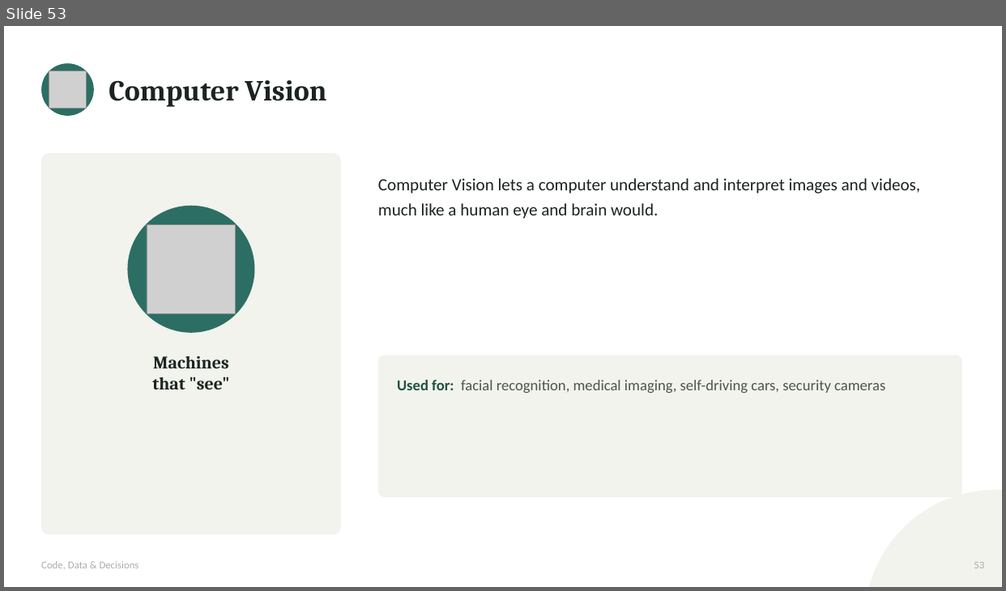
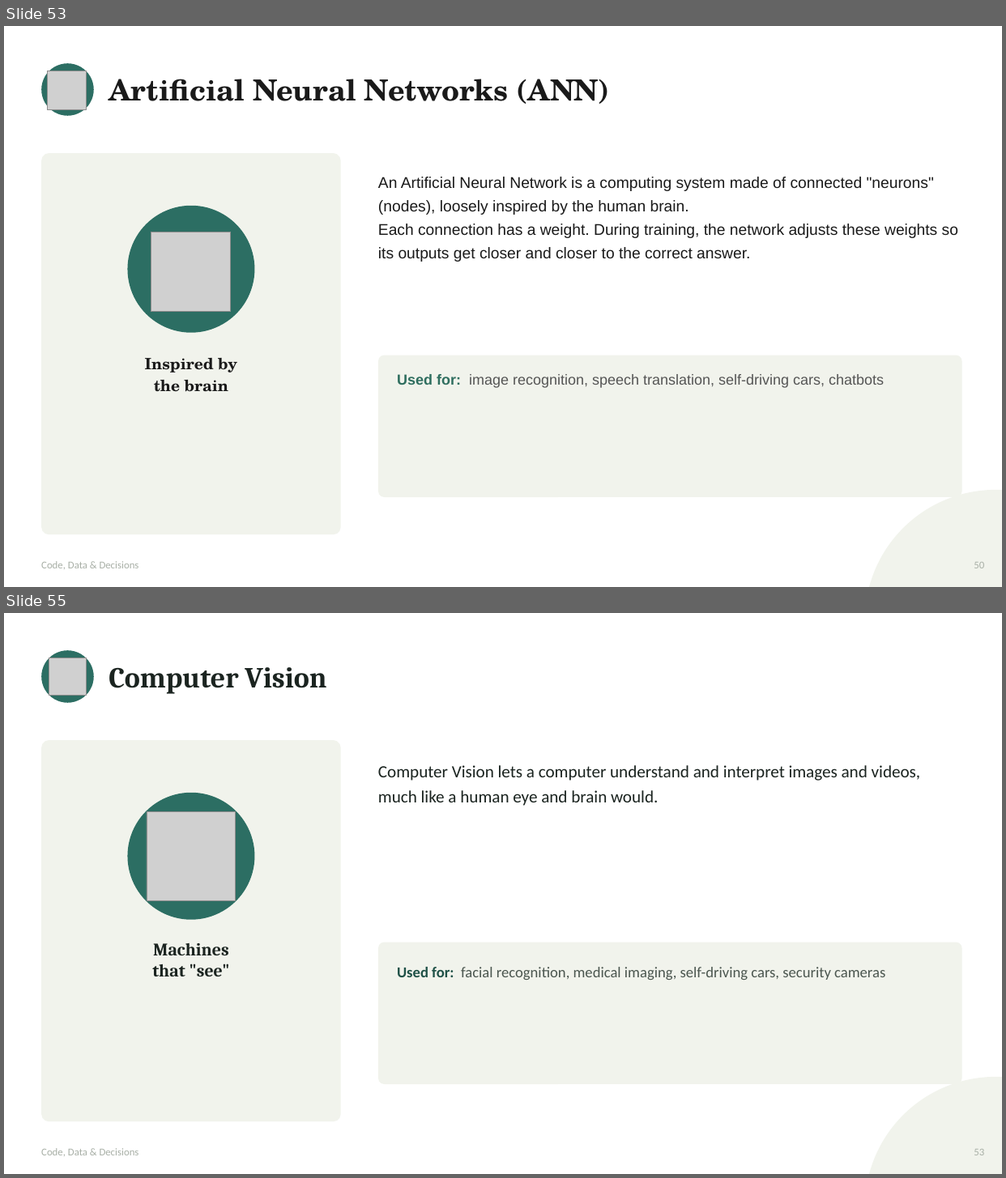
Before and after one commit to waseem-development/ai-ml-course, a slide deck: slides/1_course_day1_day2_v2.pptx. Shown one above the other, each under a label of ours: slide 53 before the commit, slides 53 and 55 after it; the slides between them are not shown. The pictures are 1006x591 and 1006x1178 pixels, drawn with LibreOffice and Linux fonts; fonts in the diff are those of the drawing; grey boxes stand for pictures. Boxes give left, top, right and bottom in pixels: in the first picture for what was removed or moved away, otherwise in the second. Text is boxed around its words. In the diff, an @@ line names an element or a change of style, - is before the commit and + after.

```diff
--- a/slides/1_course_day1_day2_v2.pptx
+++ b/slides/1_course_day1_day2_v2.pptx
@@ slide 53 added at [4, 26, 1002, 587], background #FFFFFF @@
@@ ellipse added at [41, 63, 94, 116], fill #2C6E63 @@
@@ picture added at [47, 71, 86, 110] @@
@@ text added at [108, 79, 610, 104], 28 pt, text #1A1A1A, bold @@
+Artificial Neural Networks (ANN)
@@ rounded rectangle added at [41, 153, 341, 535], fill #F1F3EC @@
@@ text added at [378, 177, 958, 262], 15 pt, text #1A1A1A @@
+An Artificial Neural Network is a computing system made of connected "neurons" (nodes), loosely inspired by the human brain.
+Each connection has a weight. During training, the network adjusts these weights so its outputs get closer and closer to the correct answer.
@@ ellipse added at [127, 206, 255, 333], fill #2C6E63 @@
@@ picture added at [151, 232, 231, 312] @@
@@ text added at [145, 358, 237, 392], 15 pt, text #1A1A1A, bold @@
+Inspired by
+the brain
@@ rounded rectangle added at [378, 356, 962, 497], fill #F1F3EC @@
@@ text added at [397, 374, 884, 388], 14 pt, text #555555 @@
+Used for: image recognition, speech translation, self-driving cars, chatbots
@@ ellipse added at [865, 490, 1002, 587], fill #F1F3EC @@
@@ text added at [41, 561, 139, 570], 10 pt, text #A9B0A7 @@
+Code, Data & Decisions
@@ text added at [974, 562, 984, 569], 10 pt, text #A9B0A7 @@
+50
@@ what was slide 53 is now slide 55 @@
```
Also in this commit, not shown: 11 slides changed, 2 other slides added, 1 other file.
